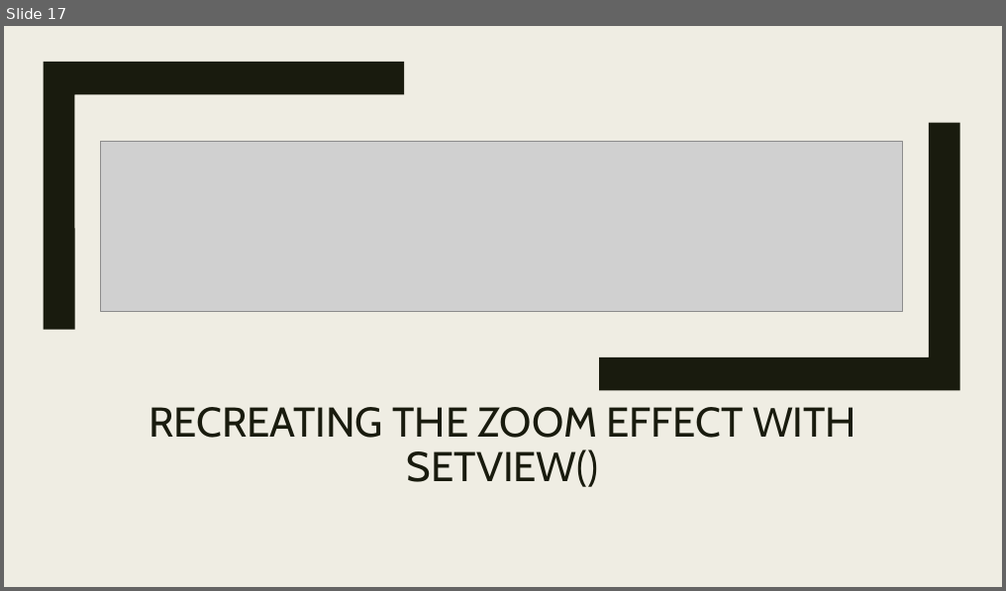
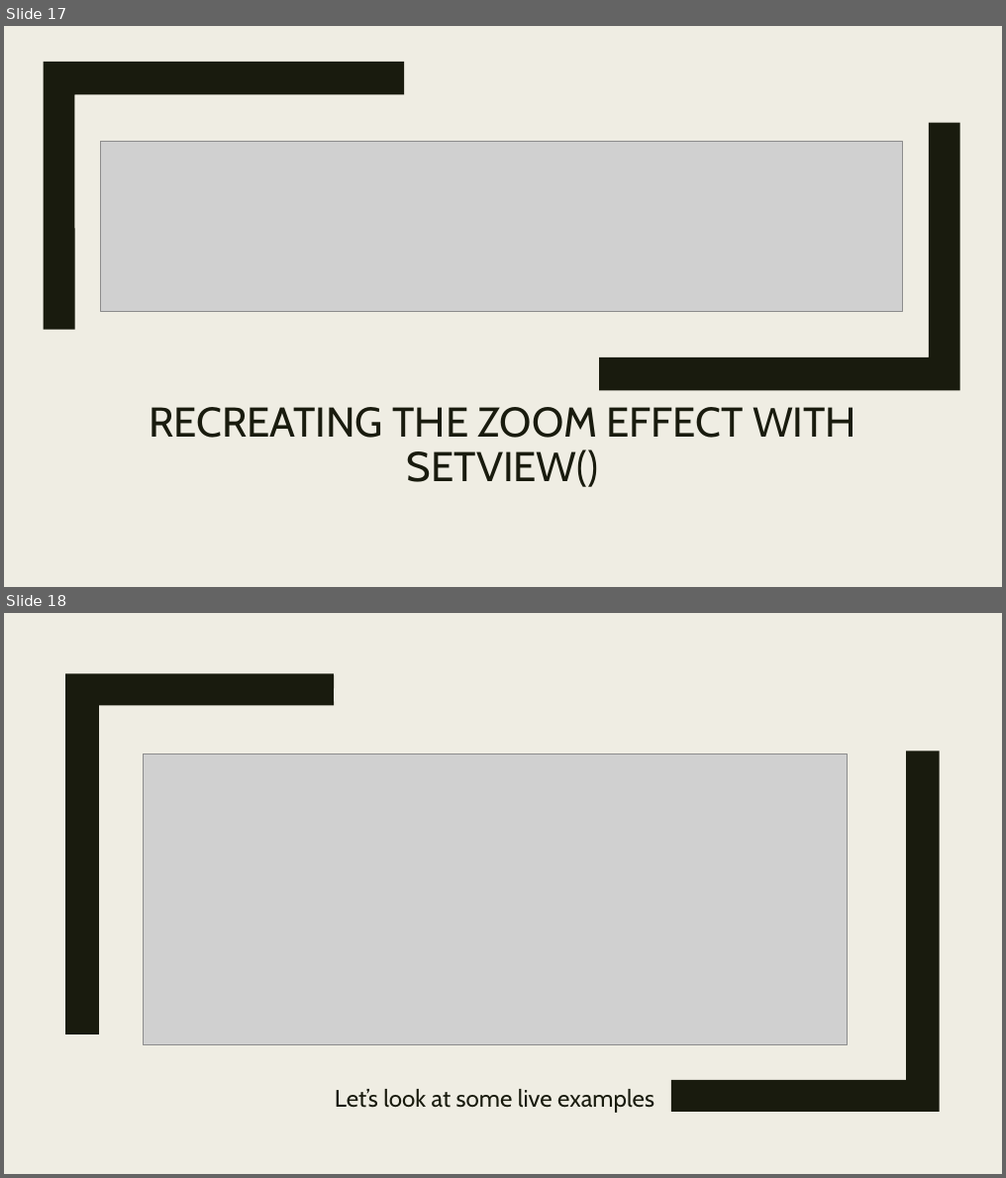
Before and after one commit to RforOperations2018/Class_10-Leaflet-Shiny, a slide deck: Class 10.pptx. Shown one above the other, each under a label of ours: slide 17 before the commit, slides 17 and 18 after it. The pictures are 1006x591 and 1006x1178 pixels, drawn with LibreOffice and Linux fonts; fonts in the diff are those of the drawing; grey boxes stand for pictures. Boxes give left, top, right and bottom in pixels: in the first picture for what was removed or moved away, otherwise in the second. Text is boxed around its words. In the diff, an @@ line names an element or a change of style, - is before the commit and + after.

Commit message:
Example slide update

```diff
--- a/Class 10.pptx
+++ b/Class 10.pptx
@@ slide 18 added at box(4, 613, 1002, 1174), background #EFEDE3 @@
@@ freeform shape added at box(65, 673, 334, 1035), fill #191B0E @@
@@ picture added at box(144, 754, 846, 1046) @@
@@ freeform shape added at box(672, 751, 940, 1112), fill #191B0E @@
@@ subtitle added at box(335, 1089, 654, 1113), 23 pt, text #191B0E @@
+Let’s look at some live examples
```
